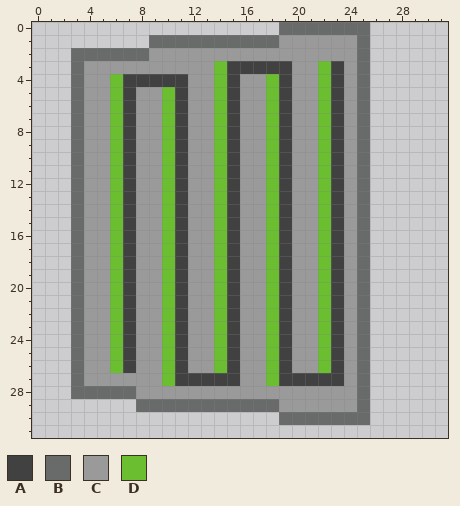
Edited in one commit: pixel-art file (Assets/Asesprite Saves/Green Keycard Scanner.aseprite). The first picture shows the starting point.
32x32 pixels, 1 frame.
Palette (. is transparent): A #414141  B #696a6a  C #9a9a9a  D #6abe30
Pixels before, first column x 3:
 0 ................BBBBBBB
 1 ......BBBBBBBBBBCCCCCCB
 2 BBBBBBCCCCCCCCCCCCCCCCB
 3 BCCCCCCCCCCDAAAAACCDACB
 4 BCCDAAAAACCDACCDACCDACB
 5 BCCDACCDACCDACCDACCDACB
 6 BCCDACCDACCDACCDACCDACB
 7 BCCDACCDACCDACCDACCDACB
 8 BCCDACCDACCDACCDACCDACB
 9 BCCDACCDACCDACCDACCDACB
10 BCCDACCDACCDACCDACCDACB
11 BCCDACCDACCDACCDACCDACB
12 BCCDACCDACCDACCDACCDACB
13 BCCDACCDACCDACCDACCDACB
14 BCCDACCDACCDACCDACCDACB
15 BCCDACCDACCDACCDACCDACB
16 BCCDACCDACCDACCDACCDACB
17 BCCDACCDACCDACCDACCDACB
18 BCCDACCDACCDACCDACCDACB
19 BCCDACCDACCDACCDACCDACB
20 BCCDACCDACCDACCDACCDACB
21 BCCDACCDACCDACCDACCDACB
22 BCCDACCDACCDACCDACCDACB
23 BCCDACCDACCDACCDACCDACB
24 BCCDACCDACCDACCDACCDACB
25 BCCDACCDACCDACCDACCDACB
26 BCCDACCDACCDACCDACCDACB
27 BCCCCCCDAAAAACCDAAAAACB
28 BBBBBCCCCCCCCCCCCCCCCCB
29 .....BBBBBBBBBBBCCCCCCB
30 ................BBBBBBB
Once edited:
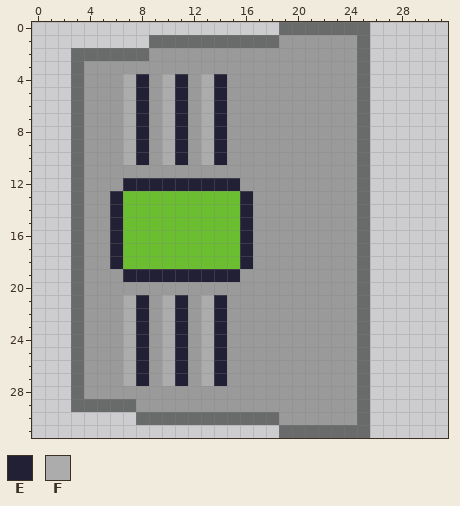
Colours new in this view: E #222034  F #acacac
Difference:
There is now colour B in row 29 at x 3 to 7; in row 30 at x 8 to 18; in row 31 at x 19 to 25.
The edit turns colour A into colour C in row 3 at x 15 to 19 and 23; in row 4 at x 9, 15, 19 and 23; in rows 5 to 10 at x 15, 19 and 23; in row 11 at x 7, 11, 15, 19 and 23; in rows 12 to 19 at x 19 and 23; in row 20 at x 7, 11, 15, 19 and 23.
The edit turns colour A into colour C in rows 21 to 26 at x 15, 19 and 23; in row 27 at x 12, 15 and 19 to 23.
The edit turns colour B into colour C in row 28 at x 4 to 7; in row 29 at x 8 to 18; in row 30 at x 19 to 24.
The edit turns colour D into colour C in row 3 at x 14 and 22; in rows 4 to 10 at x 6, 18 and 22; in row 11 at x 6, 10, 14, 18 and 22; in row 12 at x 6, 18 and 22; in rows 13 to 18 at x 18 and 22; in row 19 at x 6, 18 and 22.
The edit turns colour D into colour C in row 20 at x 6, 10, 14, 18 and 22; in rows 21 to 26 at x 6, 18 and 22; in row 27 at x 18.
The edit turns colour A into colour D in rows 13 to 18 at x 7, 11 and 15.
The edit turns colour C into colour D in rows 13 to 18 at x 8 to 9 and 12 to 13.
The edit turns colour A into colour E in row 4 at x 8 and 11; in rows 5 to 10 at x 11; in row 12 at x 7, 11 and 15; in row 19 at x 7, 11 and 15; in rows 21 to 26 at x 11; in row 27 at x 11 and 14.
The edit turns colour C into colour E in rows 5 to 10 at x 8; in row 12 at x 8 to 9 and 12 to 13; in rows 13 to 18 at x 16; in row 19 at x 8 to 9 and 12 to 13; in rows 21 to 27 at x 8.
The edit turns colour D into colour E in rows 4 to 10 at x 14; in row 12 at x 10 and 14; in rows 13 to 18 at x 6; in row 19 at x 10 and 14; in rows 21 to 26 at x 14.
The edit turns colour A into colour F in row 4 at x 7 and 10; in rows 5 to 10 at x 7; in rows 21 to 26 at x 7; in row 27 at x 13.
The edit turns colour C into colour F in rows 4 to 10 at x 13; in rows 21 to 26 at x 13; in row 27 at x 7.
The edit turns colour D into colour F in rows 5 to 10 at x 10; in rows 21 to 27 at x 10.
Pixel boxes of the changes (left, top, right, bottom) in both pictures:
changed: (71, 61, 370, 438)
